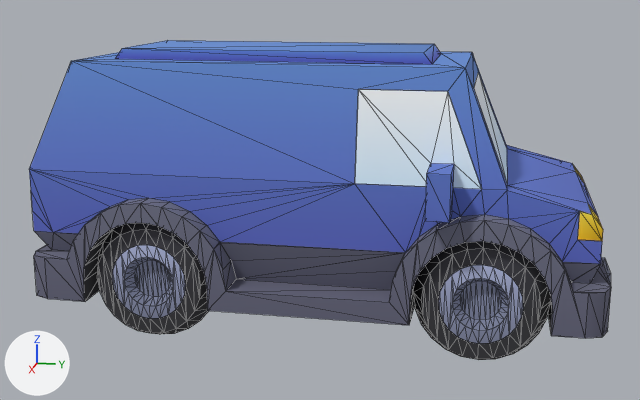
Two versions of the glTF model app/src/main/assets/models/van.glb, one commit apart.
One viewpoint serves both versions: a camera (50 mm lens) standing at (8.11, 1.54, 3.13) and looking at (0.05, -0.07, 1.11). The lights are fixed; the arrows at lower left show +X, +Y and +Z. The older version comes first. Mesh edges are drawn as thin lines. Where no turn or scale is listed for an object, it has been applied to the vertices.

In view in the first picture: 'body', 'wheel-back-right', 'wheel-front-right'.
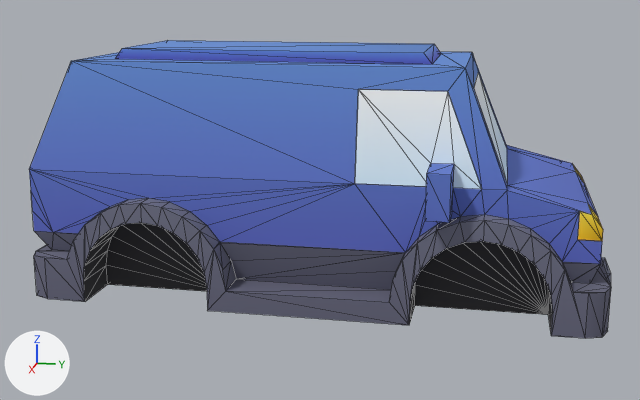
The newer file is also turned or shifted as a whole; pictures and numbers use the older file's frame.

Location of each change, [x1, y1, x2, y2] in pixels of the pictures (640 x 400 px):
'wheel-front-right', deleted
    before: [413, 241, 551, 360]
'wheel-back-right', deleted
    before: [97, 223, 209, 334]

What changed in the scene script:
```text
Remove ob_wheel_front_right:
    ob_wheel_front_right = bpy.data.objects.new('wheel-front-right', me_wheel_front_right)
    ob_wheel_front_right.location = (0.567, 1.484, 0.567)
Remove ob_wheel_back_right:
    ob_wheel_back_right = bpy.data.objects.new('wheel-back-right', me_wheel_back_right)
    ob_wheel_back_right.location = (0.567, -1.39, 0.567)
```
